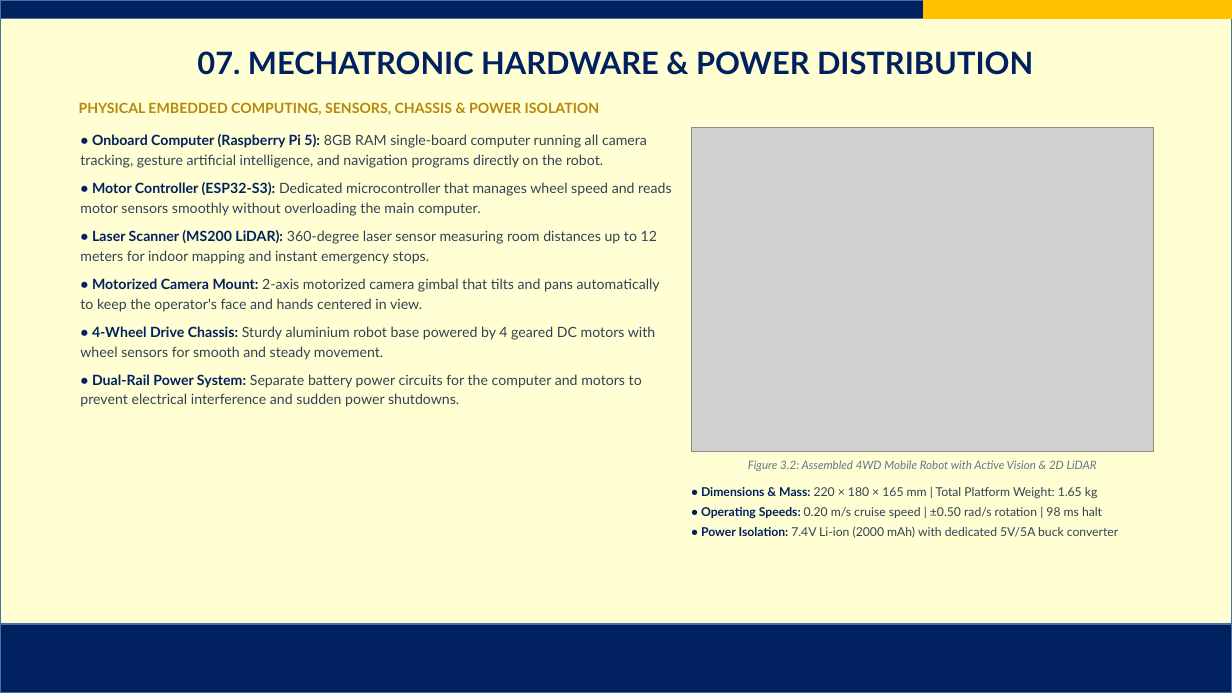
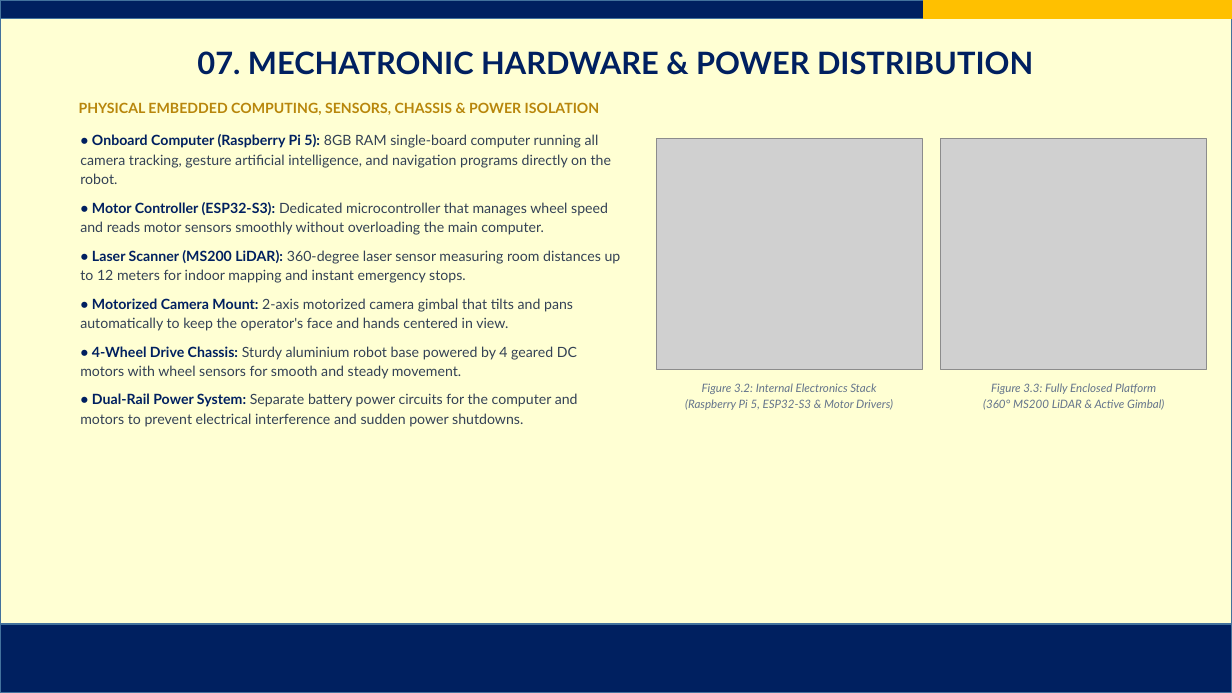
Before and after one commit to AJFACULTY/Intention-Recognition, a slide deck: slide 9 of write_up/Project Final Defense Slides_FINAL.pptx. Drawn at 1232x693 pixels with LibreOffice and Linux fonts; fonts in the diff are those of the drawing; grey boxes stand for pictures; background and template pictures are left out. Boxes give left, top, right and bottom in pixels: in the first picture for what was removed or moved away, otherwise in the second. Text is boxed around its words. In the diff, an @@ line names an element or a change of style, - is before the commit and + after.

Commit message:
refactor: optimize Slide 9 with clean side-by-side uncased and assembled robot photos

```diff
--- a/write_up/Project Final Defense Slides_FINAL.pptx
+++ b/write_up/Project Final Defense Slides_FINAL.pptx
@@ text "• Onboard Computer (Raspberry Pi ..." rewrapped from [80,134,671,407] to [80,134,621,427] @@
@@ picture: place and size @@
-picture at [691,128,1153,452]
+picture at [656,139,922,370]
@@ picture added at [941,139,1207,370] @@
@@ text at [685,383,893,410]: text changed @@
-Figure 3.2: Assembled 4WD Mobile Robot with Active Vision & 2D LiDAR
+Figure 3.2: Internal Electronics Stack
+(Raspberry Pi 5, ESP32-S3 & Motor Drivers)
@@ text added at [983,383,1164,410], 9 pt, text #64748B, italic @@
+Figure 3.3: Fully Enclosed Platform
+(360° MS200 LiDAR & Active Gimbal)
@@ text removed at [701,487,1118,538] @@
-• Dimensions & Mass: 220 × 180 × 165 mm | Total Platform Weight: 1.65 kg
-• Operating Speeds: 0.20 m/s cruise speed | ±0.50 rad/s rotation | 98 ms halt
-• Power Isolation: 7.4V Li-ion (2000 mAh) with dedicated 5V/5A buck converter
```
Also in this commit, not shown: 5 other files.
